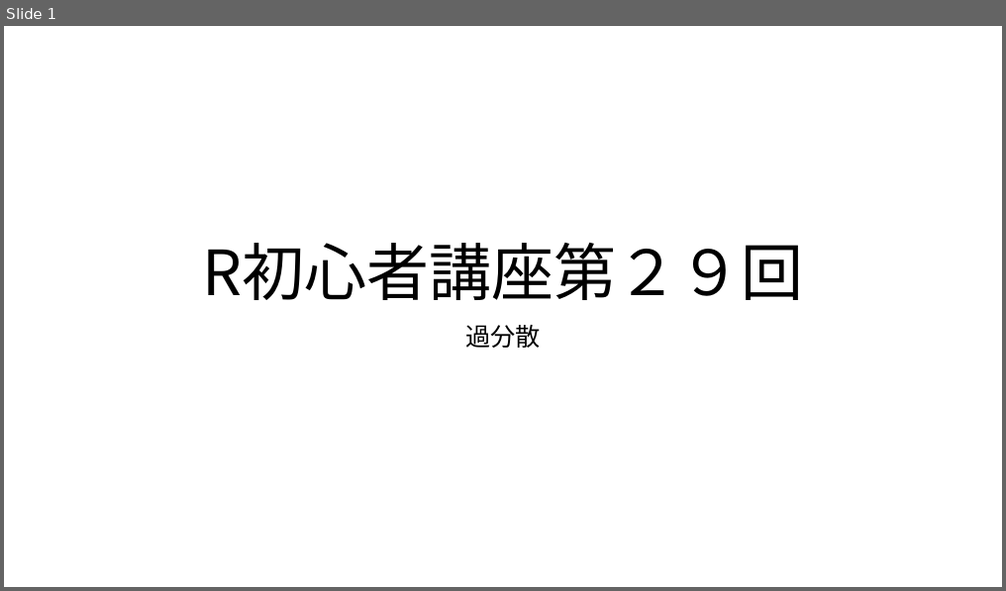
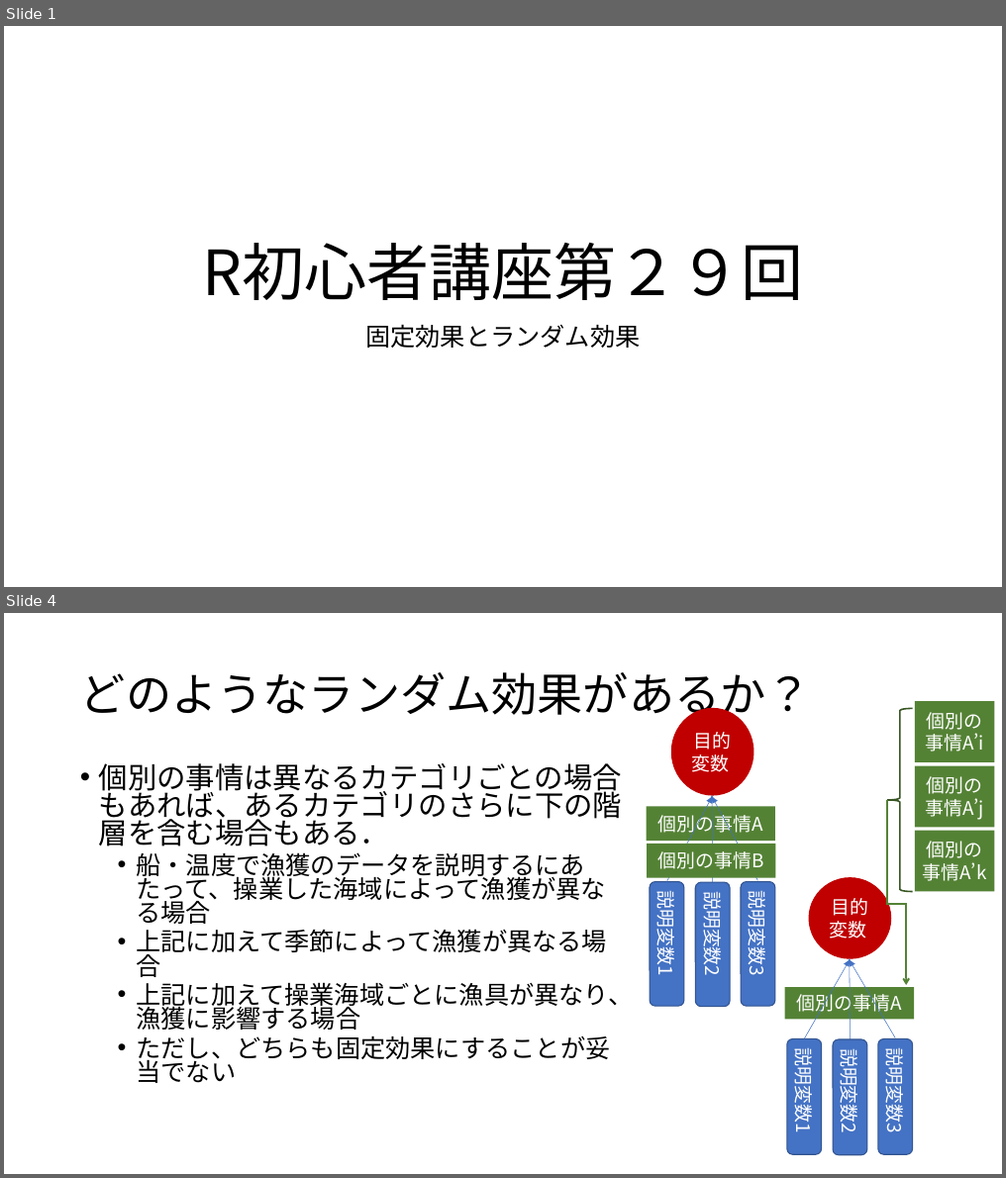
Before and after one commit to KoHMB/Shigen_kensyu_FRA, a slide deck: R/スライド/第29回.pptx. Shown one above the other, each under a label of ours: slide 1 before the commit, slides 1 and 4 after it; the slides between them are not shown. The pictures are 1006x591 and 1006x1178 pixels, drawn with LibreOffice and Linux fonts; fonts in the diff are those of the drawing. Boxes give left, top, right and bottom in pixels: in the first picture for what was removed or moved away, otherwise in the second. Text is boxed around its words. In the diff, an @@ line names an element or a change of style, - is before the commit and + after.

```diff
--- a/R/スライド/第29回.pptx
+++ b/R/スライド/第29回.pptx
@@ slide 4 added at [4, 613, 1002, 1174], background #FFFFFF @@
@@ title added at [80, 672, 812, 723], 44 pt, text #000000 @@
+どのようなランダム効果があるか？
@@ rectangle added at [915, 701, 995, 762], fill #548235, 18 pt, text #FFFFFF @@
+個別の事情A’i
@@ left brace added at [887, 709, 913, 892], outline #385723 1.5 pt @@
@@ text added at [99, 763, 634, 1083], 24 pt, text #000000 @@
+• 個別の事情は異なるカテゴリごとの場合もあれば、あるカテゴリのさらに下の階層を含む場合もある．
+  • 船・温度で漁獲のデータを説明するにあたって、操業した海域によって漁獲が異なる場合
+  • 上記に加えて季節によって漁獲が異なる場合
+  • 上記に加えて操業海域ごとに漁具が異なり、漁獲に影響する場合
+  • ただし、どちらも固定効果にすることが妥当でない
@@ rectangle added at [915, 765, 995, 827], fill #548235, 18 pt, text #FFFFFF @@
+個別の事情A’j
@@ elbow arrow added from (887, 800) to (906, 985), #548235 1.75 pt @@
@@ group added at [647, 709, 775, 1007]: 3 arrows, 3 rounded rectangles, 2 rectangles, 1 ellipse @@
+目的変数
+個別の事情A
+説明変数1
+説明変数2
+説明変数3
+個別の事情B
@@ rectangle added at [915, 831, 995, 892], fill #548235, 18 pt, text #FFFFFF @@
+個別の事情A’k
@@ group added at [785, 878, 914, 1155]: 3 arrows, 3 rounded rectangles, 1 ellipse, 1 rectangle @@
+目的変数
+個別の事情A
+説明変数1
+説明変数2
+説明変数3
@@ slide 1 changed as well @@
@@ subtitle at [365, 324, 640, 348]: text changed @@
-過分散
+固定効果とランダム効果
```
Also in this commit, not shown: 1 other slide changed, 3 other slides added, 5 slides removed, 10 other files.
